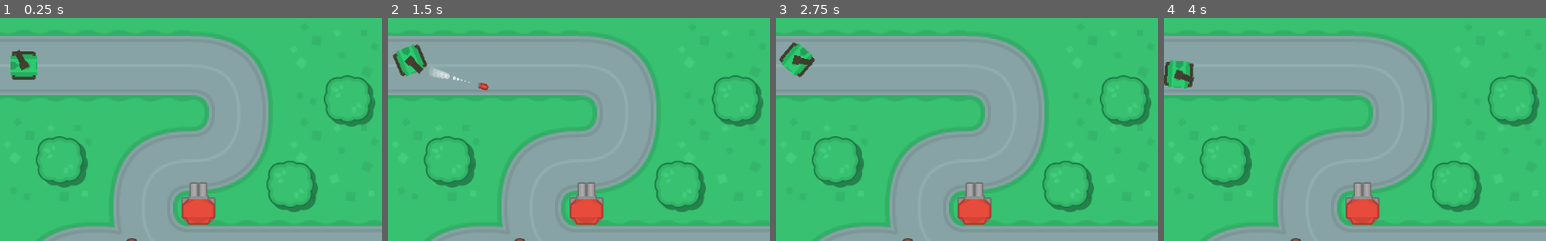
Above: before the commit, frames 1-4 (left to right).
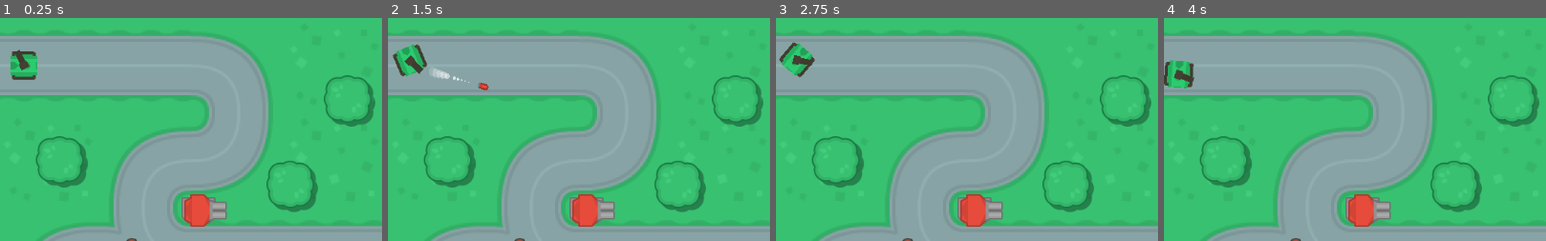
Above: after the commit, the same moments.

Repository: AnaTorres61/rogue-tank
Game: Godot game, scene res://scenes/test_area.tscn
The game is run twice, just before and just after one commit, with the same random seed, the same clock (stepped at 60 frames per second) and the same inputs.
Inputs (mouse positions are % of the whole screen's width and height, from its top left):
- Up to frame 1 (0.25 s): no input
- Up to frame 2 (1.5 s): tap Enter at 0.5 s; move the mouse to (72, 45) at 0.52 s; hold Right (ui_right) 0.53-1.28 s; tap Space at 1.25 s; move the mouse to (30, 55) at 1.27 s; hold Down (ui_down) from 1.28 s (still down)
- Up to frame 3 (2.75 s): move the mouse to (60, 28) at 2.02 s; release Down (ui_down) at 2.03 s; hold Right (ui_right) from 2.03 s (still down)
- Up to frame 4 (4 s): move the mouse to (45, 70) at 2.77 s; release Right (ui_right) at 2.78 s; hold Up (ui_up) 2.78-3.53 s; move the mouse to (80, 65) at 3.52 s; hold Left (ui_left) from 3.53 s (still down)
The pictures show only the part of the screen within x 0-50%, y 0-50%; the shares and areas given below are measured in that part.

The runs differ from the first frame. In frame 1, 0.9% of the frame differs, in the area x 47-60%, y 73-94%; in frame 2, 0.9%; in frame 3, 0.9%; in frame 4, 0.9%.

Commit message:
detect tank

Diff:
--- a/scenes/test_area.tscn
+++ b/scenes/test_area.tscn
@@ -284,7 +284,6 @@
 
 [node name="cannon" type="Area2D" parent="turret_01" index="2"]
 
-editor/display_folded = true
 input_pickable = true
 gravity_vec = Vector2( 0, 1 )
 gravity = 98.0
@@ -298,6 +297,7 @@
 
 [node name="sprite" type="Sprite" parent="turret_01/cannon" index="0"]
 
+rotation = 1.5708
 texture = ExtResource( 10 )
 offset = Vector2( -0.185455, -9.98534 )
 _sections_unfolded = [ "Transform" ]
--- a/scripts/turret_01.gd
+++ b/scripts/turret_01.gd
@@ -1,20 +1,21 @@
 extends StaticBody2D
 
-
+var bodies = []
 
 func _ready():
 
 	pass
 
-#func _process(delta):
-#	# Called every frame. Delta is time since last frame.
-#	# Update game logic here.
-#	pass
+func _process(delta):
+	if bodies.size():
+		$cannon.look_at(bodies[0].global_position) #olha para o primeiro da lista
 
 
 func _on_sensor_body_entered(body):
-	pass # replace with function body
+	bodies.append(body)
 
 
 func _on_sensor_body_exited(body):
-	pass # replace with function body
+	var index = bodies.find(body)
+	if index >= 0:
+		bodies.remove(index)
